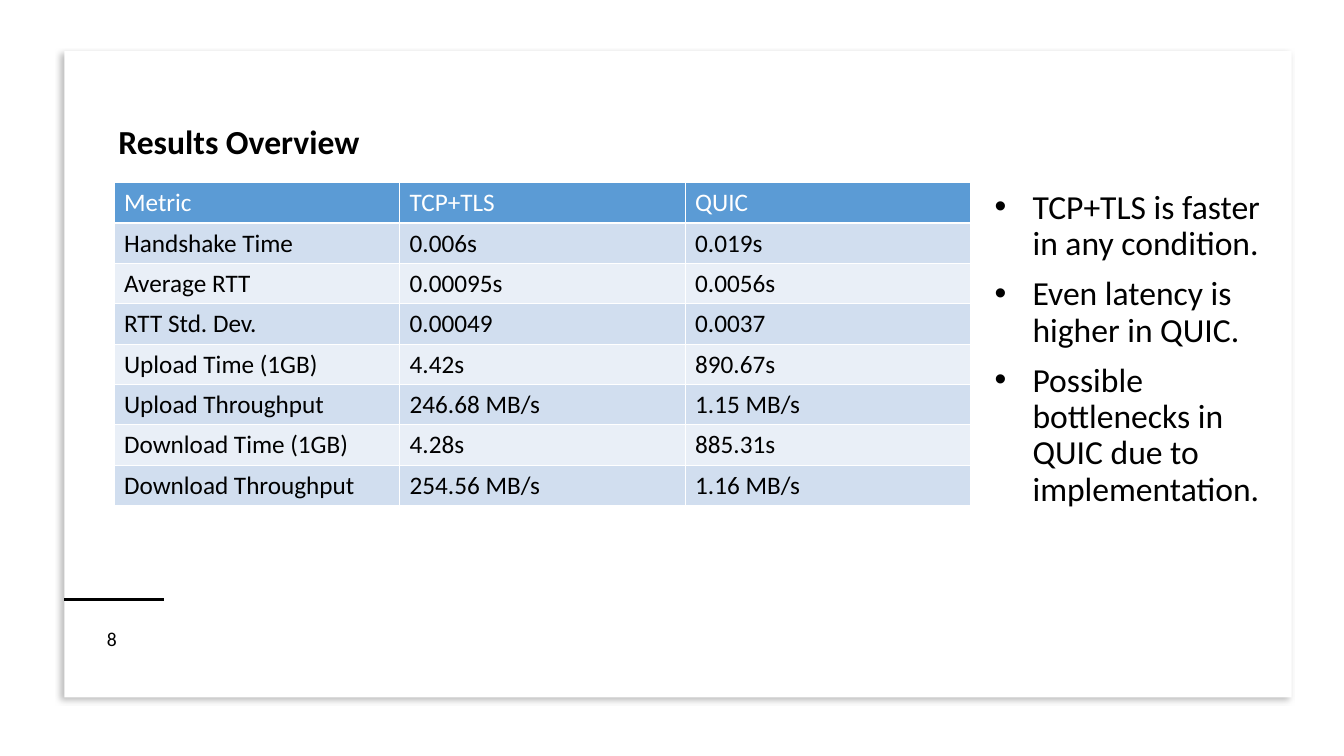
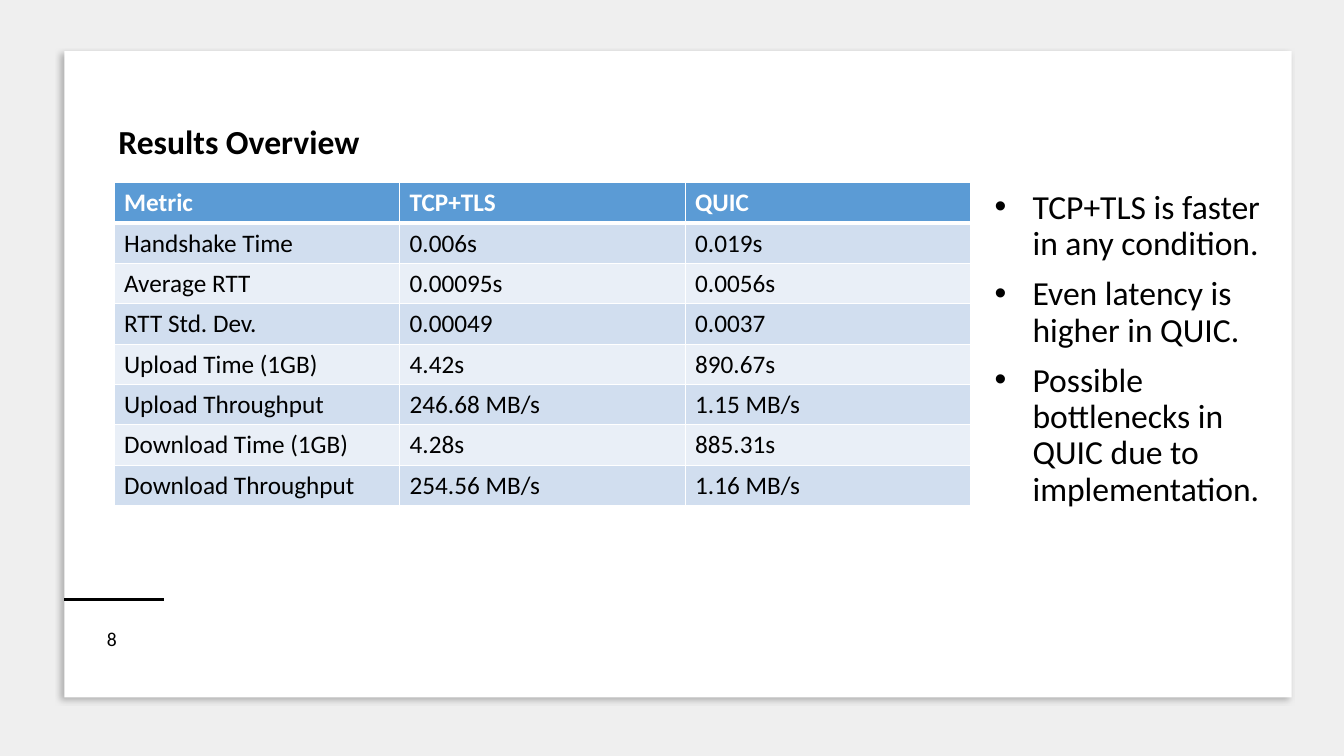
Before and after one commit to RicPu/NetworkSecurityProject, a slide deck: slide 8 of presentation/Presentation.pptx. Drawn at 1344x756 pixels with LibreOffice and Linux fonts; fonts in the diff are those of the drawing. Boxes give left, top, right and bottom in pixels: in the first picture for what was removed or moved away, otherwise in the second. Text is boxed around its words. In the diff, an @@ line names an element or a change of style, - is before the commit and + after.

Commit message:
background

```diff
--- a/presentation/Presentation.pptx
+++ b/presentation/Presentation.pptx
@@ background #FFFFFF to #D9D9D9 at 40% opacity @@
@@ table at (114, 182, 970, 505) @@
@@ bold on in "Metric", "TCP+TLS", "QUIC" @@
```
Also in this commit, not shown: 1 other slide changed.
